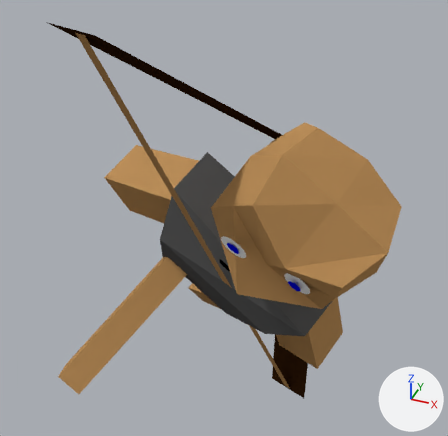
The Blender file King Of Kings Docs/Models/archer2d.blend: old version first, new version second.
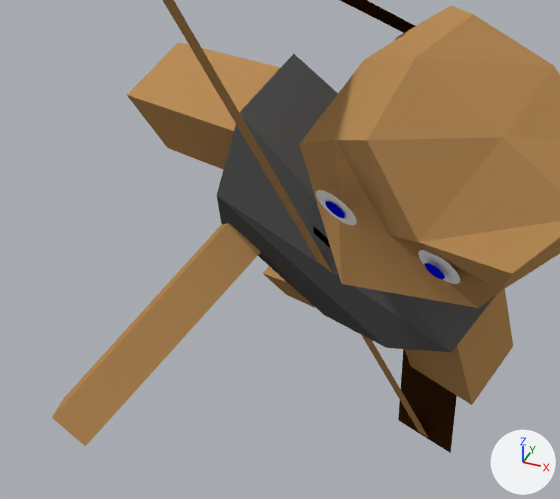
Old and new are each drawn whole from a camera (50 mm lens) standing at (1.72, -6.17, 6.79) and looking at (-0.58, -0.39, 2.8) and again close up on the part from 6% to 83% of the width and 27% to 98% of the height. The axes (+X, +Y, +Z) are drawn at lower right. The lights are the same throughout.
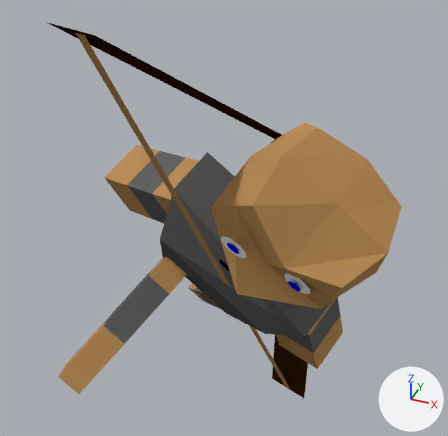
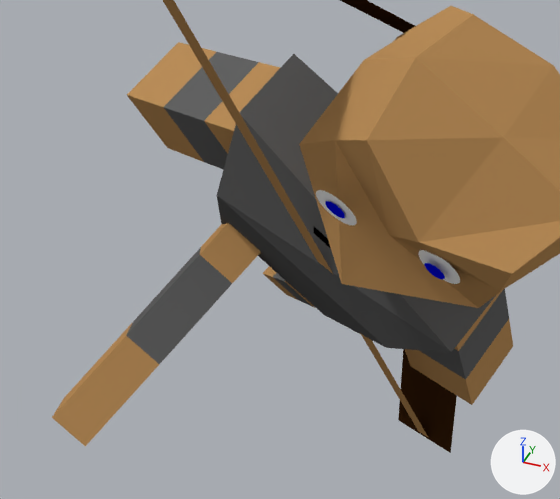
What differs and where, as boxes [x1, y1, x2, y2] in the close-ups (560 x 499 px):
part 1 of me_cube_004, built on
    both: [124, 245, 234, 367]
part 2 of me_cube_002, built on
    both: [418, 289, 510, 382]
part 3 of me_cube_003, built on
    both: [161, 51, 261, 170]

What changed in the scene script:
```text
Change me_cube_004:
    where me_cube_004.from_pydata(...)  # 8 vertices, 6 faces; spans x -1.0..1.0, y -1.0..1.0, z -1.0..1.0
    used by ob_cube_004; location = (-1.659, -0.756, 1.383); rotation_euler = (-0.728, 0.656, 0.0), in degrees (-42, 38, 0); scale = (0.173, 0.308, 1.27)
    verts and faces of me_cube_004; kept vertices keep their numbers, new ones are numbered from 8
    me_cube_004 part 1
    add delete_faces([(0, 4, 5, 1), (1, 5, 6, 2), (2, 6, 7, 3), (0, 3, 7, 4)])
    add for new, old in zip([*range(8, 12)], [*range(0, 4)]): verts[new] = verts[old] + (0.0, 0.0, 0.67)
    add for new, old in zip([*range(12, 16)], [*range(4, 8)]): verts[new] = verts[old] + (0.0, 0.0, -0.67)
    add faces += [(0, 8, 9, 1), (1, 9, 10, 2), (2, 10, 11, 3), (0, 3, 11, 8), (4, 12, 15, 7), (6, 7, 15, 14)]  # mat_material_002 (orange #b98d59)
    add faces += [(5, 6, 14, 13), (4, 5, 13, 12)]  # mat_material_002 (orange #b98d59)
    add faces += [(8, 11, 15, 12), (10, 14, 15, 11), (9, 13, 14, 10), (8, 12, 13, 9)]  # mat_material_008 (dark grey #626262)
    add me_cube_004.materials.append(mat_material_008)  # dark grey #626262
Change me_cube_002:
    where me_cube_002.from_pydata(...)  # 8 vertices, 6 faces; spans x -1.0..1.0, y -1.0..1.0, z -1.0..1.0
    used by ob_cube_002; location = (0.488, -0.381, 1.658); rotation_euler = (0.424, 0.073, -0.32), in degrees (24, 4.2, -18); scale = (0.303, 0.303, 0.761)
    verts and faces of me_cube_002; kept vertices keep their numbers, new ones are numbered from 8
    me_cube_002 part 2
    add delete_faces([(0, 4, 5, 1), (1, 5, 6, 2), (2, 6, 7, 3), (0, 3, 7, 4)])
    add for new, old in zip([*range(8, 12)], [*range(0, 4)]): verts[new] = verts[old] + (0.0, 0.0, 0.67)
    add for new, old in zip([*range(12, 16)], [*range(4, 8)]): verts[new] = verts[old] + (0.0, 0.0, -0.67)
    add faces += [(0, 8, 9, 1), (1, 9, 10, 2), (2, 10, 11, 3), (0, 3, 11, 8), (4, 12, 15, 7), (6, 7, 15, 14)]  # mat_material_002 (orange #b98d59)
    add faces += [(5, 6, 14, 13), (4, 5, 13, 12)]  # mat_material_002 (orange #b98d59)
    add faces += [(8, 11, 15, 12), (10, 14, 15, 11), (9, 13, 14, 10), (8, 12, 13, 9)]  # mat_material_008 (dark grey #626262)
    add me_cube_002.materials.append(mat_material_008)  # dark grey #626262
Change me_cube_003:
    where me_cube_003.from_pydata(...)  # 8 vertices, 6 faces; spans x -1.0..1.0, y -1.0..1.0, z -1.0..1.0
    used by ob_cube_003; location = (-1.305, -0.381, 3.038); rotation_euler = (1.13, 1.1, 0.731), in degrees (65, 63, 42); scale = (0.303, 0.303, 0.761)
    verts and faces of me_cube_003; kept vertices keep their numbers, new ones are numbered from 8
    me_cube_003 part 3
    add delete_faces([(0, 4, 5, 1), (1, 5, 6, 2), (2, 6, 7, 3), (0, 3, 7, 4)])
    add for new, old in zip([*range(8, 12)], [*range(0, 4)]): verts[new] = verts[old] + (0.0, 0.0, 0.67)
    add for new, old in zip([*range(12, 16)], [*range(4, 8)]): verts[new] = verts[old] + (0.0, 0.0, -0.67)
    add faces += [(0, 8, 9, 1), (1, 9, 10, 2), (2, 10, 11, 3), (0, 3, 11, 8), (4, 12, 15, 7), (6, 7, 15, 14)]  # mat_material_002 (orange #b98d59)
    add faces += [(5, 6, 14, 13), (4, 5, 13, 12)]  # mat_material_002 (orange #b98d59)
    add faces += [(8, 11, 15, 12), (10, 14, 15, 11), (9, 13, 14, 10), (8, 12, 13, 9)]  # mat_material_008 (dark grey #626262)
    add me_cube_003.materials.append(mat_material_008)  # dark grey #626262
```
